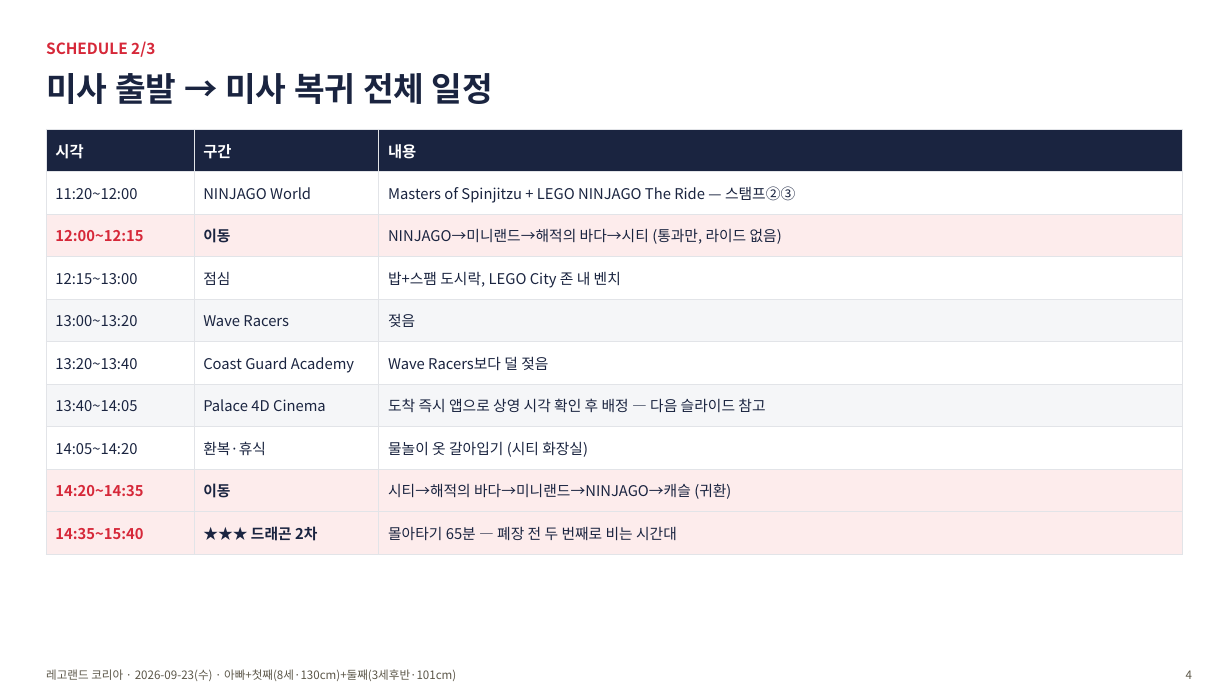
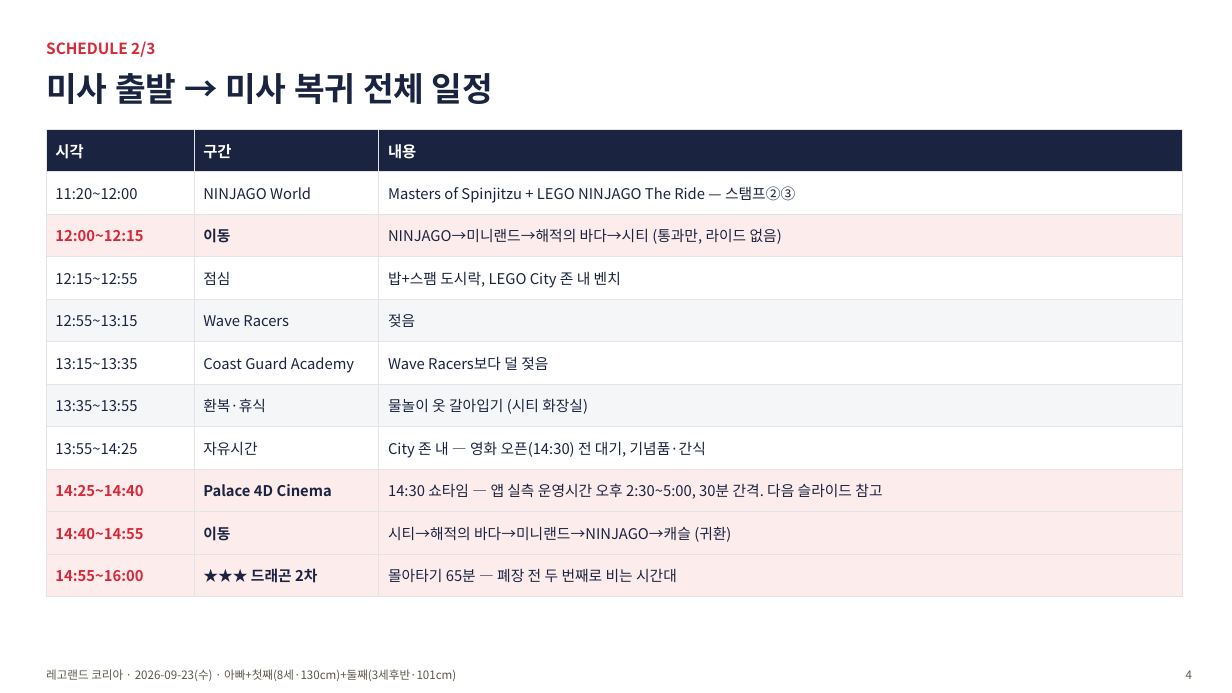
Before and after one commit to wonhee9299/wonee9, a slide deck: slide 4 of family-outings/assets/legoland_20260923_plan.pptx. Drawn at 1232x693 pixels with LibreOffice and Linux fonts; fonts in the diff are those of the drawing. Boxes give left, top, right and bottom in pixels: in the first picture for what was removed or moved away, otherwise in the second. Text is boxed around its words. In the diff, an @@ line names an element or a change of style, - is before the commit and + after.

```diff
--- a/family-outings/assets/legoland_20260923_plan.pptx
+++ b/family-outings/assets/legoland_20260923_plan.pptx
@@ table at (46,129,1183,587) @@
-row 4: 12:15~13:00 | 점심 | 밥+스팸 도시락, LEGO City 존 내 벤치
-row 5: 13:00~13:20 | Wave Racers | 젖음
-row 6: 13:20~13:40 | Coast Guard Academy | Wave Racers보다 덜 젖음
-row 7: 13:40~14:05 | Palace 4D Cinema | 도착 즉시 앱으로 상영 시각 확인 후 배정 — 다음 슬라이드 참고
-row 8: 14:05~14:20 | 환복·휴식 | 물놀이 옷 갈아입기 (시티 화장실)
-row 9: 14:20~14:35 | 이동 | 시티→해적의 바다→미니랜드→NINJAGO→캐슬 (귀환)
-row 10: 14:35~15:40 | ★★★ 드래곤 2차 | 몰아타기 65분 — 폐장 전 두 번째로 비는 시간대
+row 4: 12:15~12:55 | 점심 | 밥+스팸 도시락, LEGO City 존 내 벤치
+row 5: 12:55~13:15 | Wave Racers | 젖음
+row 6: 13:15~13:35 | Coast Guard Academy | Wave Racers보다 덜 젖음
+row 7: 13:35~13:55 | 환복·휴식 | 물놀이 옷 갈아입기 (시티 화장실)
+row 8: 13:55~14:25 | 자유시간 | City 존 내 — 영화 오픈(14:30) 전 대기, 기념품·간식
+row 9: 14:25~14:40 | Palace 4D Cinema | 14:30 쇼타임 — 앱 실측 운영시간 오후 2:30~5:00, 30분 간격. 다음 슬라이드 참고
+row 10: 14:40~14:55 | 이동 | 시티→해적의 바다→미니랜드→NINJAGO→캐슬 (귀환)
+row 11: 14:55~16:00 | ★★★ 드래곤 2차 | 몰아타기 65분 — 폐장 전 두 번째로 비는 시간대
```
Also in this commit, not shown: 3 other slides changed, 3 other files.
